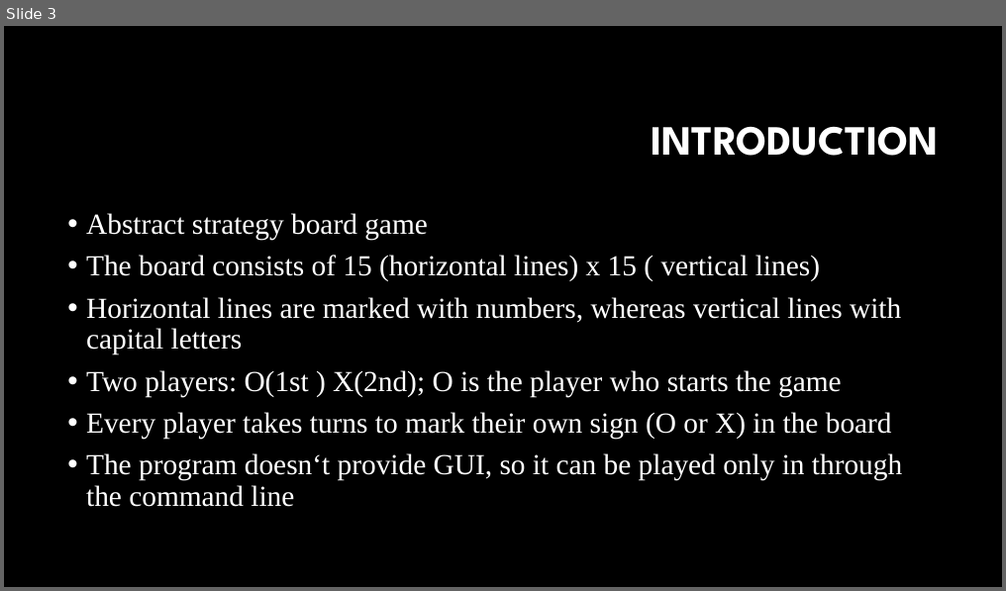
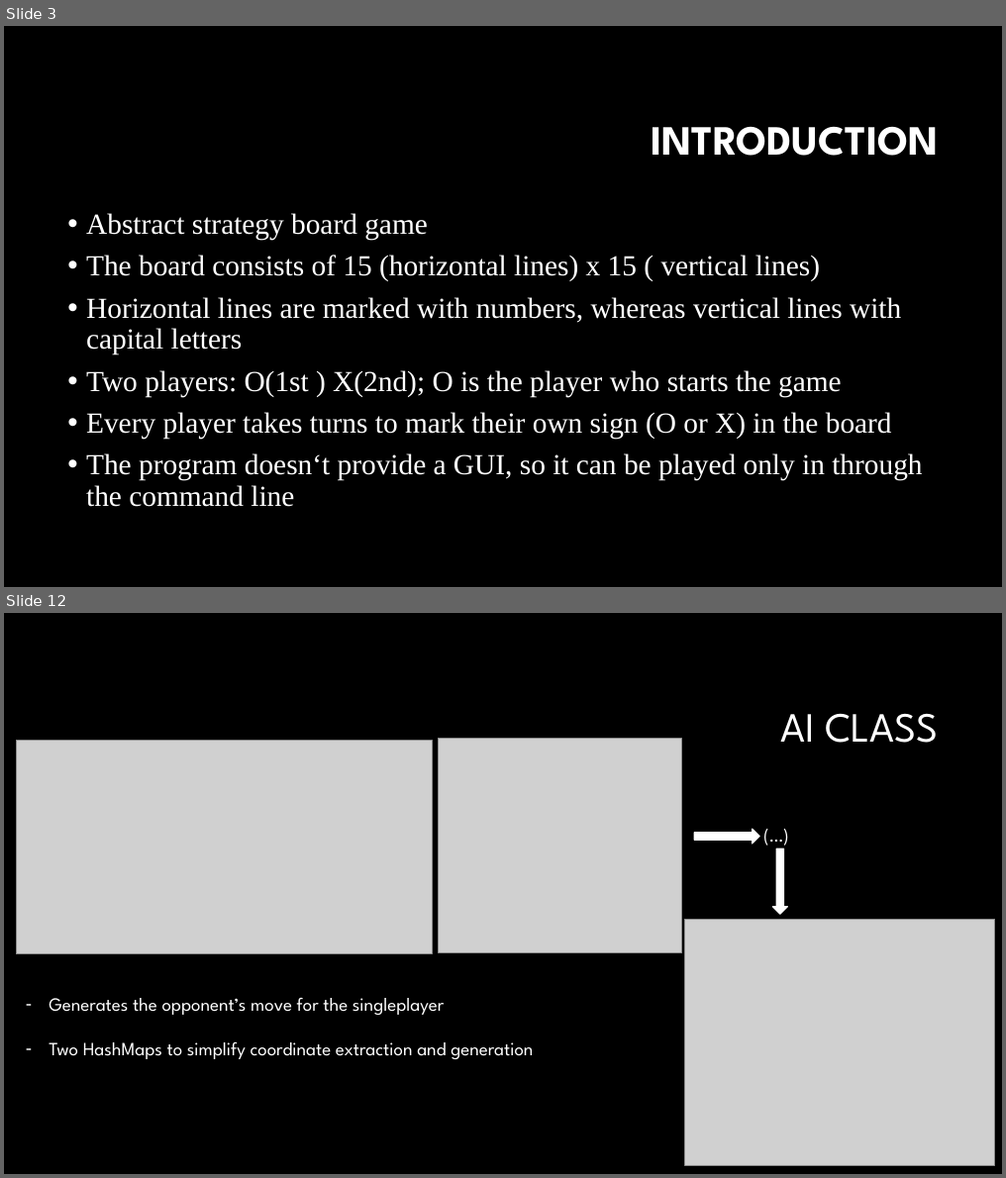
Before and after one commit to SimenSverdrup/Gomoku, a slide deck: Presentation-Gomoku.pptx. Shown one above the other, each under a label of ours: slide 3 before the commit, slides 3 and 12 after it; the slides between them are not shown. The pictures are 1006x591 and 1006x1178 pixels, drawn with LibreOffice and Linux fonts; fonts in the diff are those of the drawing; grey boxes stand for pictures; background and template pictures are left out. Boxes give left, top, right and bottom in pixels: in the first picture for what was removed or moved away, otherwise in the second. Text is boxed around its words. In the diff, an @@ line names an element or a change of style, - is before the commit and + after.

```diff
--- a/Presentation-Gomoku.pptx
+++ b/Presentation-Gomoku.pptx
@@ slide 12 added at <box>4,613,1002,1174</box>, background #000000 @@
@@ title added at <box>780,713,938,743</box>, 40 pt, text #FFFFFF @@
+AI CLASS
@@ picture added at <box>17,740,433,955</box> @@
@@ picture added at <box>439,739,682,954</box> @@
@@ text added at <box>756,820,804,851</box>, 18 pt, text #FFFFFF @@
+(…)
@@ right arrow added at <box>694,829,759,844</box>, fill #FFFFFF, outline #FFFFFF 1 pt @@
@@ right arrow added at <box>772,850,787,914</box>, fill #FFFFFF, outline #FFFFFF 1 pt @@
@@ picture added at <box>684,919,994,1165</box> @@
@@ text added at <box>49,998,533,1059</box>, 18 pt, text #FFFFFF @@
+– Generates the opponent’s move for the singleplayer
+– Two HashMaps to simplify coordinate extraction and generation
@@ slide 3 changed as well @@
@@ text at <box>86,454,922,507</box>: text changed @@
-• The program doesn‘t provide GUI, so it can be played only in through the command line
+• The program doesn‘t provide a GUI, so it can be played only in through the command line
```
Also in this commit, not shown: 2 other slides changed, 12 other slides added.
